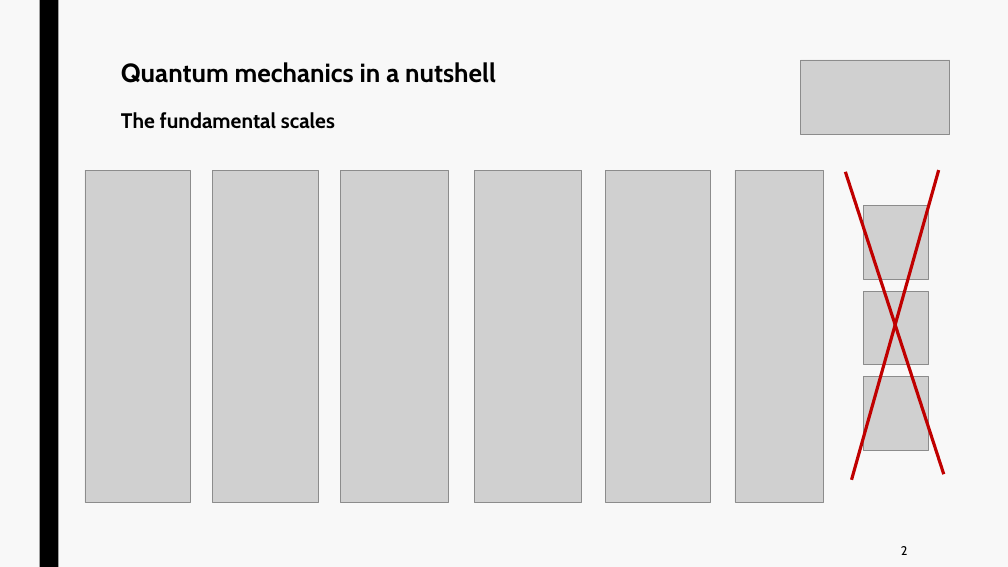
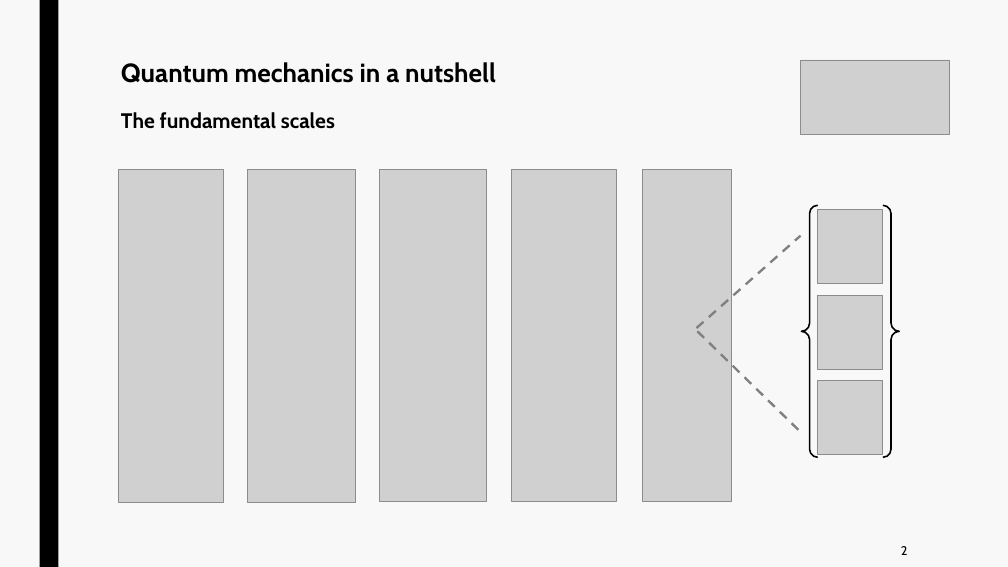
Before and after one commit to jurtasun/presentations, a slide deck: slide 3 of 202410_mrc_symposium/202410_mrc_symposium.ppt. Drawn at 1008x567 pixels with LibreOffice and Linux fonts; fonts in the diff are those of the drawing; grey boxes stand for pictures. Boxes give left, top, right and bottom in pixels: in the first picture for what was removed or moved away, otherwise in the second. Text is boxed around its words. In the diff, an @@ line names an element or a change of style, - is before the commit and + after.

```diff
--- a/202410_mrc_symposium/202410_mrc_symposium.ppt
+++ b/202410_mrc_symposium/202410_mrc_symposium.ppt
@@ picture: place and size @@
-picture at [85,170,190,503]
+picture at [119,169,224,502]
@@ picture removed at [212,170,318,503] @@
@@ 3 pictures: place and size @@
-3 pictures at [341,170,711,503]
+3 pictures at [248,169,616,502]
@@ picture: place and size @@
-picture at [735,170,823,502]
+picture at [643,169,731,501]
@@ line removed from (845, 172) to (944, 474) @@
@@ line removed from (939, 170) to (851, 480) @@
@@ brace pair added at [802,206,899,457], outline #000000 1.5 pt @@
@@ line added from (696, 328) to (801, 236), #808080 2.25 pt dashed @@
@@ 3 pictures: place and size @@
-3 pictures at [864,206,929,450]
+3 pictures at [818,210,883,454]
@@ line added from (697, 331) to (801, 432), #808080 2.25 pt dashed @@
```
Also in this commit, not shown: 3 other slides changed, 1 slide added, 2 slides removed, 3 other files.
